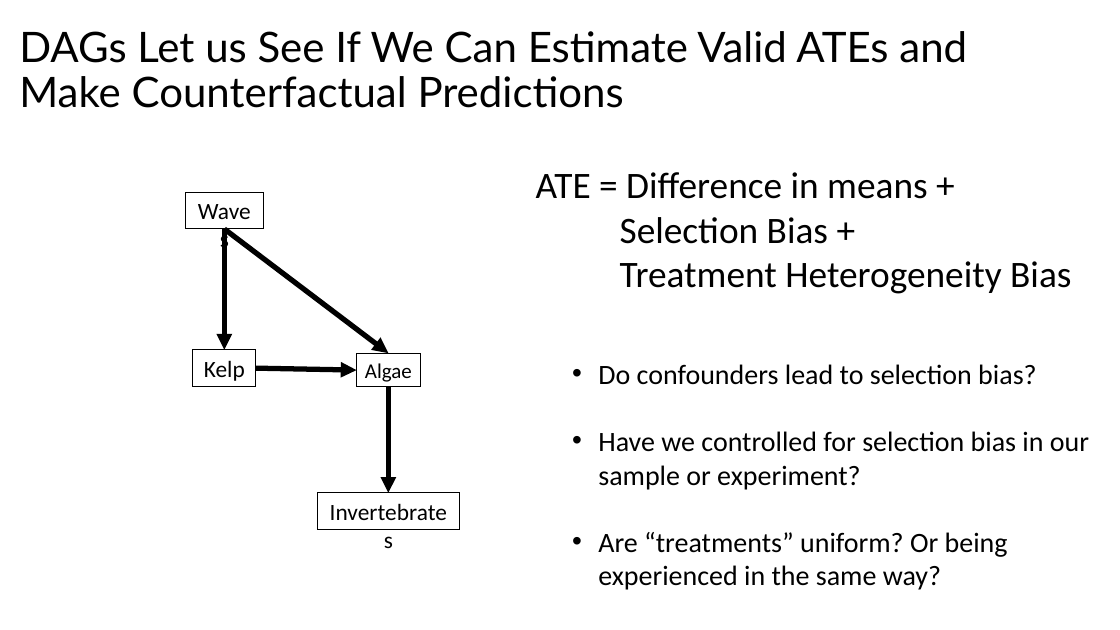
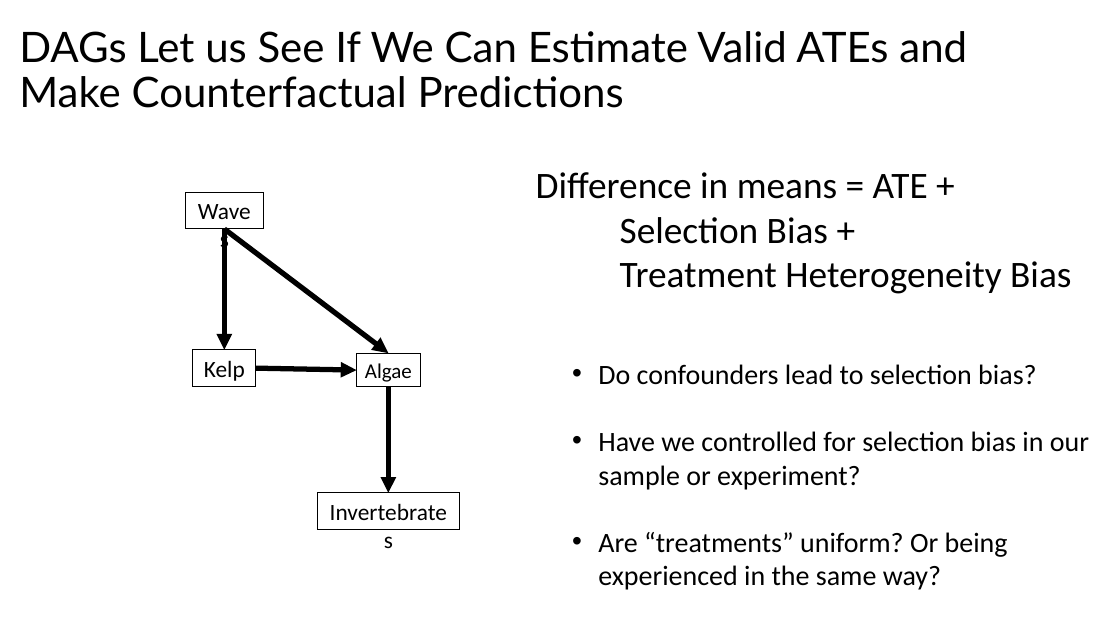
Before and after one commit to biol607/biol607.github.io, a slide deck: slide 71 of lectures/causal_diagrams.pptx. Drawn at 1120x630 pixels with LibreOffice and Linux fonts; fonts in the diff are those of the drawing. Boxes give left, top, right and bottom in pixels: in the first picture for what was removed or moved away, otherwise in the second. Text is boxed around its words. In the diff, an @@ line names an element or a change of style, - is before the commit and + after.

```diff
--- a/lectures/causal_diagrams.pptx
+++ b/lectures/causal_diagrams.pptx
@@ text at (x1=536, y1=172, x2=928, y2=199): text changed @@
-ATE = Difference in means +
+Difference in means = ATE +
```
Also in this commit, not shown: 2 other slides changed.
